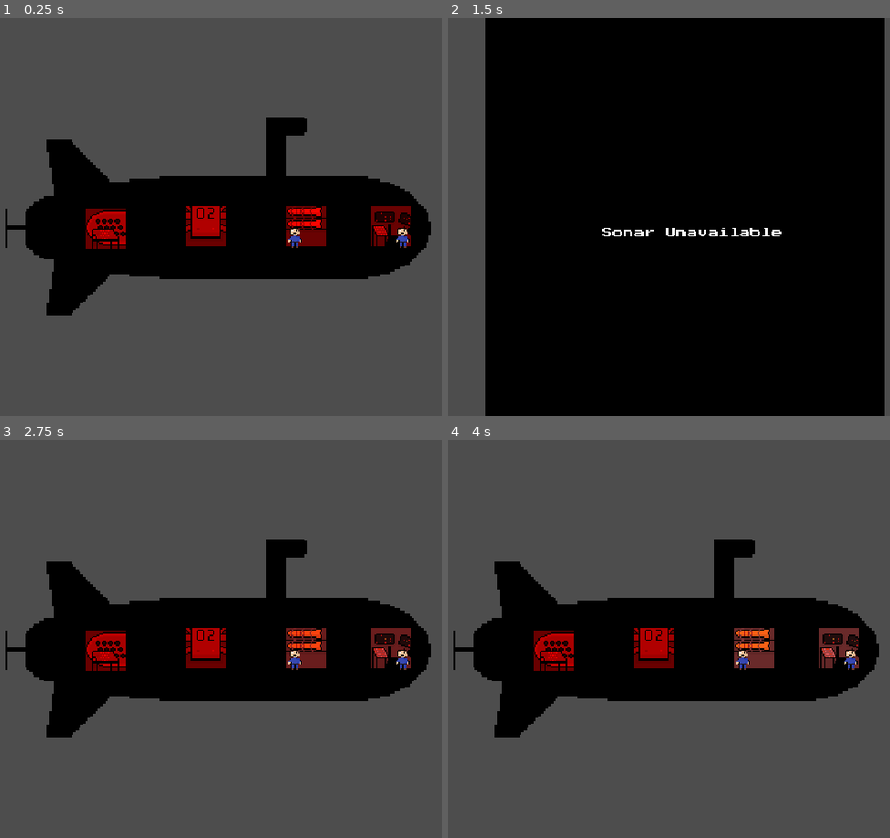
Above: before the commit, frames 1-4 (two rows, left to right).
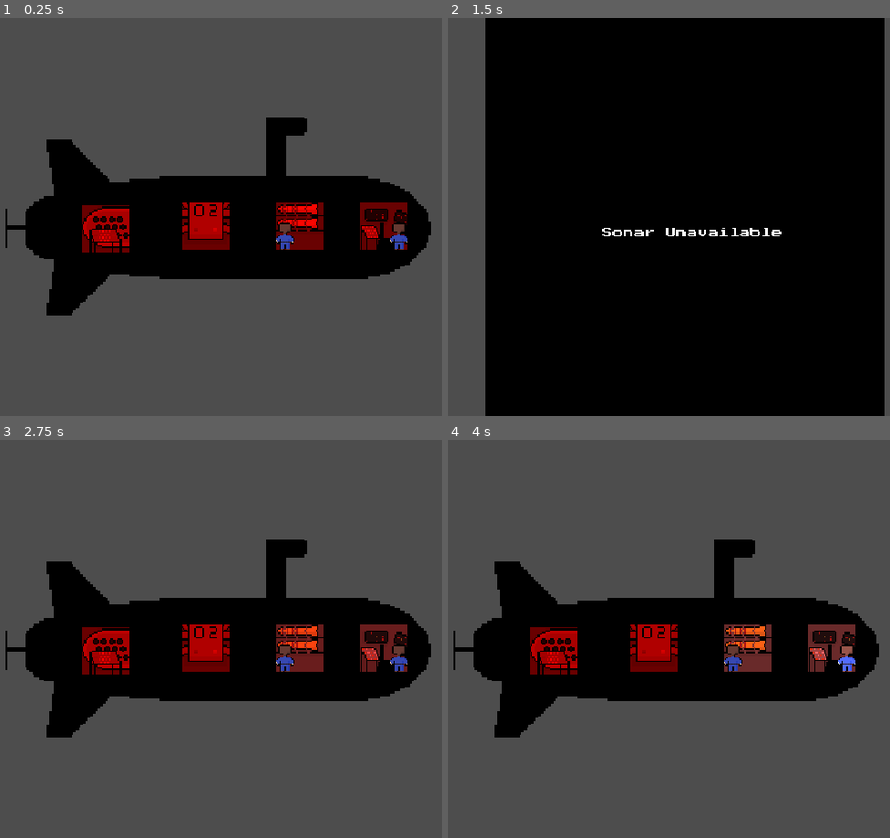
Above: after the commit, the same moments.

Repository: AJISGit/Ludum-Dare-60-Game
Game: Godot game, scene res://scenes/main_scene.tscn
The game is run twice, just before and just after one commit, with the same random seed, the same clock (stepped at 60 frames per second) and the same inputs. The engine's default icon, where the game draws it, is replaced by a stand-in: a white triangle on a blue panel in a dark square. Sound files missing from this copy of the repository are replaced by a short silence.
Inputs (mouse positions are in pixels of both pictures, inside the frame that each line leads up to):
- Up to frame 1 (0.25 s): no input
- Up to frame 2 (1.5 s): tap Enter at 0.5 s; move the mouse to (554, 228) at 0.52 s; press the mouse at (554, 228) at 0.53 s; hold D (phys_sub_right) 0.53-1.28 s; tap Space (switch_view) at 1.25 s; move the mouse to (752, 228) at 1.27 s; release the mouse at (752, 228) at 1.28 s; hold S (phys_sub_down) from 1.28 s (still down); click (752, 228) at 1.35 s
- Up to frame 3 (2.75 s): tap Enter at 2 s; move the mouse to (309, 551) at 2.02 s; release S (phys_sub_down) at 2.03 s; hold D (phys_sub_right) from 2.03 s (still down); hold Space (switch_view) from 2.03 s (still down); click (309, 551) at 2.3 s
- Up to frame 4 (4 s): move the mouse to (651, 650) at 2.77 s; release D (phys_sub_right) at 2.78 s; release Space (switch_view) at 2.78 s; hold W (phys_sub_up) 2.78-3.53 s; click (651, 650) at 2.85 s; tap Enter at 3.5 s; move the mouse to (836, 650) at 3.52 s; press the mouse at (836, 650) at 3.53 s; hold A (phys_sub_left) from 3.53 s (still down)

The runs differ from the first frame. In frame 1, 3.1% of the frame differs, in the area x 18-93%, y 46-59%; in frame 2, nothing differs; in frame 3, 3.1%; in frame 4, 3.1%.

Commit message:
Make them turn around when they fix stuff

Diff:
--- a/scenes/crew_world.tscn
+++ b/scenes/crew_world.tscn
@@ -22,6 +22,7 @@
 
 [node name="EngineRoom" parent="." unique_id=281195999 instance=ExtResource("5_71re0")]
 position = Vector2(-99, 9)
+scale = Vector2(1.2, 1.2)
 
 [node name="Sprite2D" type="Sprite2D" parent="EngineRoom" unique_id=2063205636]
 texture = ExtResource("2_eptd4")
@@ -29,7 +30,8 @@
 region_rect = Rect2(100, 1, 32, 32)
 
 [node name="TorpedoRoom" parent="." unique_id=306530181 instance=ExtResource("5_71re0")]
-position = Vector2(52, 8)
+position = Vector2(47, 8)
+scale = Vector2(1.2, 1.2)
 sys_id = 1
 
 [node name="Sprite2D2" type="Sprite2D" parent="TorpedoRoom" unique_id=2005349386]
@@ -39,6 +41,7 @@
 
 [node name="OxygenRoom" parent="." unique_id=1959179206 instance=ExtResource("5_71re0")]
 position = Vector2(-24, 8)
+scale = Vector2(1.2, 1.2)
 sys_id = 2
 
 [node name="Sprite2D3" type="Sprite2D" parent="OxygenRoom" unique_id=1790438794]
@@ -47,7 +50,8 @@
 region_rect = Rect2(34, 1, 32, 32)
 
 [node name="ControlRoom" parent="." unique_id=967100141 instance=ExtResource("5_71re0")]
-position = Vector2(116, 8)
+position = Vector2(111, 8)
+scale = Vector2(1.2, 1.2)
 sys_id = 3
 
 [node name="Sprite2D4" type="Sprite2D" parent="ControlRoom" unique_id=1551991701]
@@ -59,11 +63,11 @@
 
 [node name="Npc" parent="Npcs" unique_id=567529539 instance=ExtResource("4_ob1a1")]
 position = Vector2(82, 8)
-scale = Vector2(0.5, 0.5)
+scale = Vector2(0.7, 0.7)
 start_room = 1
 
 [node name="Npc3" parent="Npcs" unique_id=2026203413 instance=ExtResource("4_ob1a1")]
 position = Vector2(82, 8)
-scale = Vector2(0.5, 0.5)
+scale = Vector2(0.7, 0.7)
 start_room = 3
 npc_num = 2
--- a/scenes/npc.tscn
+++ b/scenes/npc.tscn
@@ -7,6 +7,10 @@
 atlas = ExtResource("1_abqhh")
 region = Rect2(135, 2, 21, 31)
 
+[sub_resource type="AtlasTexture" id="AtlasTexture_abqhh"]
+atlas = ExtResource("1_abqhh")
+region = Rect2(157, 2, 21, 31)
+
 [sub_resource type="SpriteFrames" id="SpriteFrames_nh2m4"]
 animations = [{
 "frames": [{
@@ -15,6 +19,14 @@
 }],
 "loop": 1,
 "name": &"default",
+"speed": 5.0
+}, {
+"frames": [{
+"duration": 1.0,
+"texture": SubResource("AtlasTexture_abqhh")
+}],
+"loop": 1,
+"name": &"fixing",
 "speed": 5.0
 }]
 
@@ -27,6 +39,7 @@
 
 [node name="AnimatedSprite2D" type="AnimatedSprite2D" parent="." unique_id=1056903780]
 sprite_frames = SubResource("SpriteFrames_nh2m4")
+animation = &"fixing"
 
 [node name="CollisionShape2D" type="CollisionShape2D" parent="." unique_id=1730530888]
 shape = SubResource("RectangleShape2D_5tn8i")
--- a/scripts/npc.gd
+++ b/scripts/npc.gd
@@ -79,6 +79,13 @@
 	else:
 		modulate = Color(1.0, 1.0, 1.0)
 
+	var sys: Subsystem = sub_data.get_subsystem(room_id)
+	if (sys.value < sys.max_value):
+		$AnimatedSprite2D.play("fixing")
+	else:
+		$AnimatedSprite2D.play("default")
+
+
 
 func set_room(id: int):
 	print("Next room: " + str(id))
@@ -97,4 +104,5 @@
 	else:
 		position = visual_sys.get_node("Npc2").global_position
 
-	position.y -= 8.0
+#	position.y -= 8.0
+	position.y -= 12
